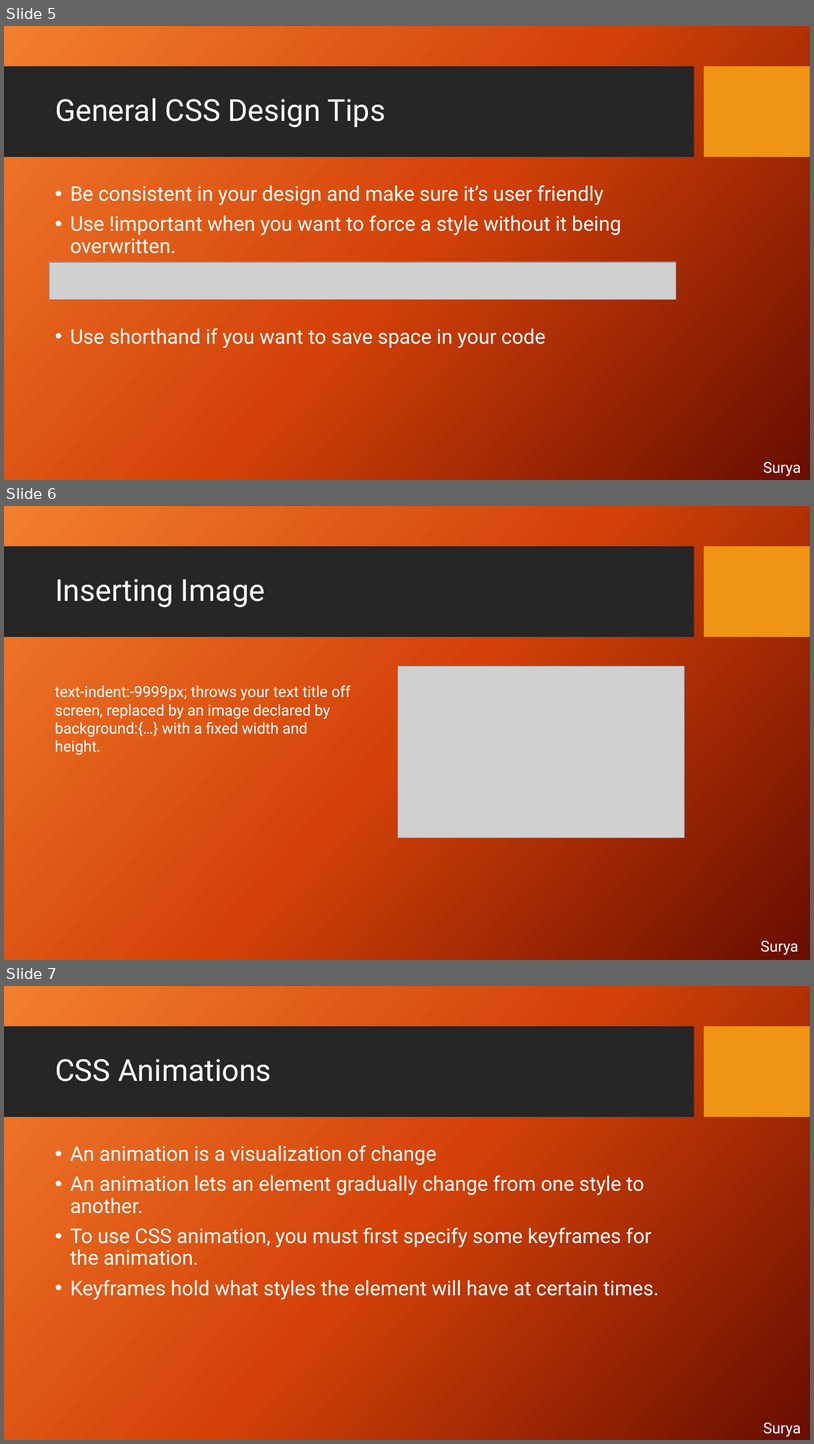
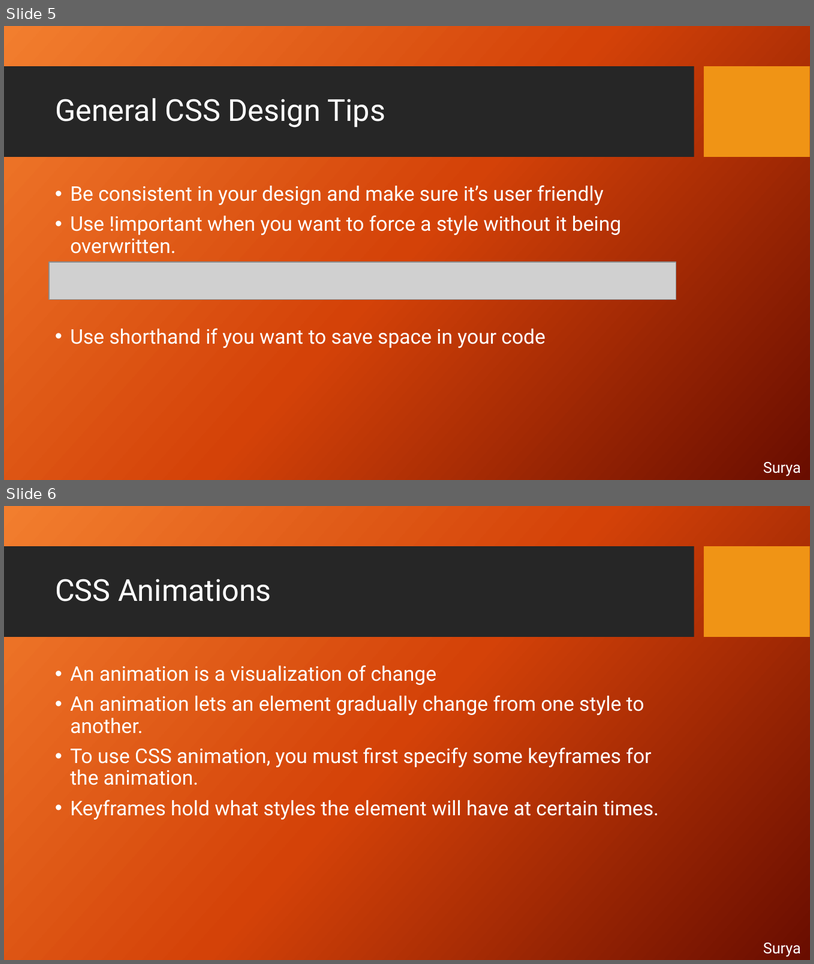
Before and after one commit to SonamGadkari/Project, a slide deck: web apps Presentation.pptx. Shown one above the other, each under a label of ours: slides 5, 6 and 7 before the commit, slides 5 and 6 after it. The pictures are 814x1444 and 814x964 pixels, drawn with LibreOffice and Linux fonts; fonts in the diff are those of the drawing; grey boxes stand for pictures; background and template pictures are left out. Boxes give left, top, right and bottom in pixels: in the first picture for what was removed or moved away, otherwise in the second. Text is boxed around its words. In the diff, an @@ line names an element or a change of style, - is before the commit and + after.

```diff
--- a/web apps Presentation.pptx
+++ b/web apps Presentation.pptx
@@ slide 6 removed at <box>4,506,810,960</box>, background picture (left out); not listed: 2 template elements that a slide beside it also shows @@
@@ title removed at <box>55,579,265,607</box> @@
-Inserting Image
@@ picture removed at <box>398,666,685,838</box> @@
@@ text removed at <box>55,685,351,755</box> @@
-text-indent:-9999px; throws your text title off screen, replaced by an image declared by background:{…} with a fixed width and height.
@@ text removed at <box>761,940,799,955</box> @@
-Surya
@@ what was slide 7 is now slide 6 @@
```
Also in this commit, not shown: 2 slides added, 4 other files.
